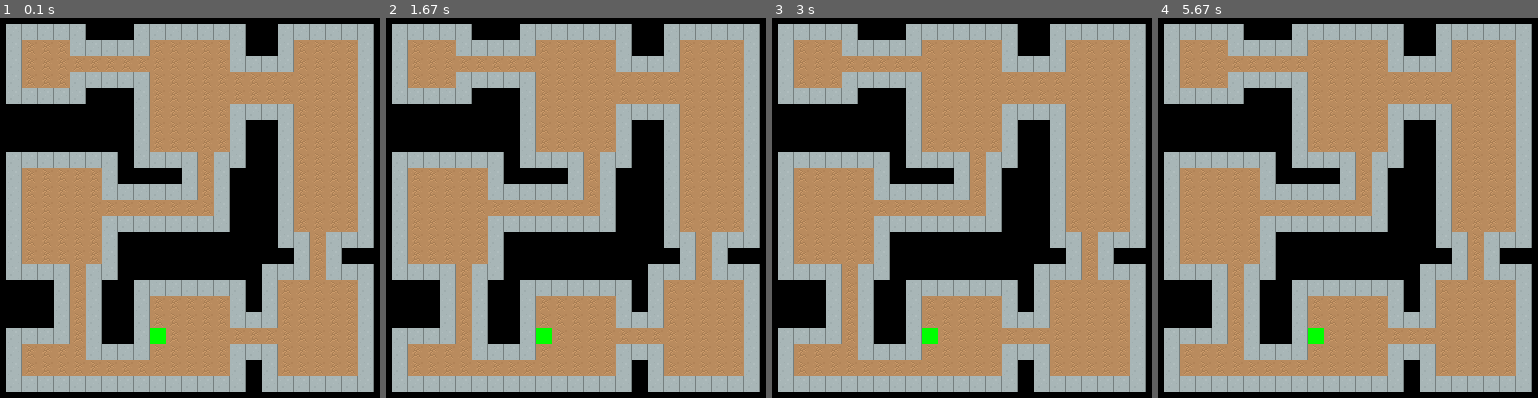
Above: before the commit, frames 1-4 (left to right).
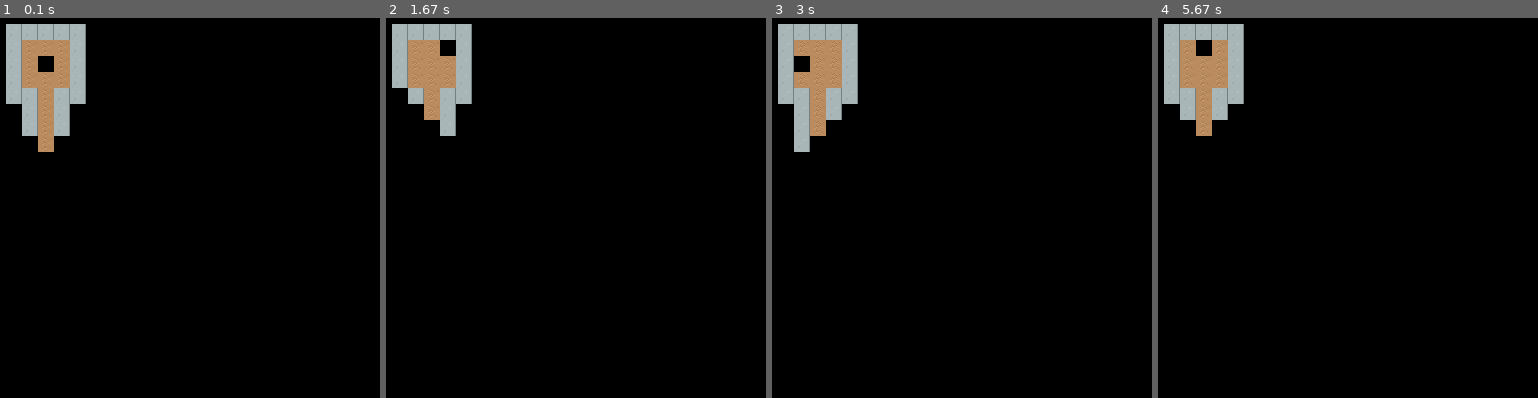
Above: after the commit, the same moments.

Repository: cmkemp52/Roguelike-Pygame2
Game: pygame game, started from main.py
Same seed, same stepped clock (60 frames per second), same inputs: the game is played once before the commit and once after it.
Inputs:
- Up to frame 1 (0.1 s): no input
- Up to frame 2 (1.67 s): hold Right 0.33-0.8 s; hold Up 0.83-1.13 s; hold Right 1.17-1.63 s
- Up to frame 3 (3 s): hold Left 1.67-2.2 s; hold Down 2.23-2.53 s; hold Left 2.57-2.97 s
- Up to frame 4 (5.67 s): hold Up 3-3.37 s; hold Right 3.4-4.03 s; hold Down 4.07-4.43 s; hold Left 4.47-4.93 s; hold Right 4.97-5.43 s; hold Up from 5.47 s (still down)

The runs differ from the first frame. In frame 1, 72% of the frame differs, in the area x 1-99%, y 1-99%; in frame 2, 71%; in frame 3, 71%; in frame 4, 71%.

Commit message:
improved line of sight

Diff:
--- a/classes.py
+++ b/classes.py
@@ -1,5 +1,10 @@
+# This is primarily for classes and helper functions
+
 import pygame
 import os
+from floors import *
+#group that contains all sprites
+all_sprites = pygame.sprite.Group()
 
 #! setting up images
 game_folder = os.path.dirname(__file__)
@@ -12,6 +17,85 @@
 def x17(x):
     return x*17
 
+#checks if you can move into a location
+def canmove(travelloc):
+    for sprite in all_sprites:
+        if sprite.loc == travelloc and sprite.travel == False:
+            return False
+    return True
+
+def lineofsight(self):
+    #list of all blocks in line of sight
+    inlos = []
+    for x in range(1,self.vision+1):
+        inlos.append([self.loc[0]-x,self.loc[1]])
+        for y in range(1,self.vision+1):
+            if self.loc[1]+y-x >= self.loc[1]:
+                if [self.loc[0]+x,self.loc[1]+y-x] not in inlos:
+                    inlos.append([self.loc[0]+x,self.loc[1]+y-x])
+            if self.loc[1]-y+x <= self.loc[1]:
+                if [self.loc[0]+x,self.loc[1]-y+x] not in inlos:
+                    inlos.append([self.loc[0]+x,self.loc[1]-y+x])
+            if self.loc[0]-x+y <= self.loc[0]:
+                if [self.loc[0]-x+y,self.loc[1]+y] not in inlos:
+                    inlos.append([self.loc[0]-x+y,self.loc[1]+y])
+            if self.loc[1]-x+y <= self.loc[1]:
+                if [self.loc[0]-x+y,self.loc[1]-y] not in inlos:
+                    inlos.append([self.loc[0]-x+y,self.loc[1]-y])
+    outlos = []
+    for location in inlos:
+        for sprite in all_sprites:
+            if sprite.loc == location and sprite.transparent == False:
+                outlos.append(location)
+    for location in outlos:
+        if location[0] > self.loc[0]:
+            if location[1] == self.loc[1]:
+                for i in range(1,self.vision+1):
+                    if [location[0]+1+i,location[1]] in inlos:
+                        inlos.remove([location[0]+1+i,location[1]])
+                    if [location[0]+1+i,location[1]-i] in inlos:
+                        inlos.remove([location[0]+1+i,location[1]-i])
+                    if [location[0]+1+i,location[1]+i]in inlos:
+                        inlos.remove([location[0]+1+i,location[1]+i])
+        # elif location[0] < player.loc[0]
+        # elif location[1] > player.loc[1]
+        # elif location[1] < player.loc[1]
+    return inlos
+
+#! Main player class
+class Player(pygame.sprite.Sprite):
+    def __init__(self):
+        pygame.sprite.Sprite.__init__(self)
+        self.name = "Player"
+        self.type = "Player"
+        self.transparent = True
+        self.loc = [2,2] #Starting location on board
+        self.vision = 5 #how far player can see
+        self.los = lineofsight(self)
+        self.travel = False #whether or not you can move through
+        self.image = pygame.Surface((16, 16))
+        self.rect = self.image.get_rect()
+        self.rect.center = [400+self.loc[0]*16,50+self.loc[1]*16]
+    def moveright(self):
+        if canmove([self.loc[0]+1,self.loc[1]]):
+            self.loc = [self.loc[0]+1,self.loc[1]]
+            self.rect.center = [self.rect.center[0]+16,self.rect.center[1]]
+            self.los = lineofsight(self)
+    def moveleft(self):
+        if canmove([self.loc[0]-1,self.loc[1]]):
+            self.loc = [self.loc[0]-1,self.loc[1]]
+            self.rect.center = [self.rect.center[0]-16,self.rect.center[1]]
+            self.los = lineofsight(self)
+    def moveup(self):
+        if canmove([self.loc[0],self.loc[1]-1]):
+            self.loc = [self.loc[0],self.loc[1]-1]
+            self.rect.center = [self.rect.center[0],self.rect.center[1]-16]
+            self.los = lineofsight(self)
+    def movedown(self):
+        if canmove([self.loc[0],self.loc[1]+1]):
+            self.loc = [self.loc[0],self.loc[1]+1]
+            self.rect.center = [self.rect.center[0],self.rect.center[1]+16]
+            self.los = lineofsight(self)
 #! base sprite class for floors
 class Floorsprite(pygame.sprite.Sprite):
     #sprite initialization
@@ -19,8 +103,8 @@
         self.name = "empty" #name, helpful to find types of floors
         self.loc = loc #location on board
         self.floorsetup()
-        self.travel = False #whether or not player can travel on it
-        self.image.fill(GREEN)
+        self.transparent = True #whether or not you can see through
+        self.travel = False #whether or not it can be travelled on
     #default setup for every floor
     def floorsetup(self):
         pygame.sprite.Sprite.__init__(self)
@@ -28,24 +112,62 @@
         self.image = pygame.Surface((16, 16))
         self.rect = self.image.get_rect()
         self.rect.center = [400+self.loc[0]*16,50+self.loc[1]*16]
+    def sighted(self):
+        self.image.fill(GREEN)
+    def hide(self):
+        self.image.fill(BLACK)
+    def update(self):
+        if self.loc in player.los:
+            self.sighted()
+        else:
+            self.hide()
 class Void(Floorsprite):
     def __init__(self,loc):
         self.name = "void" #name, helpful to find types of floors
         self.loc = loc #location on board
         self.floorsetup()
+        self.transparent = True
         self.travel = False #whether or not player can travel on it
+    def sighted(self):
         self.image.fill(BLACK)
 class Dirt(Floorsprite):
     def __init__(self, loc):
         self.name = "dirt"
         self.loc = loc
         self.floorsetup()
+        self.transparent = True
         self.travel = True
+    def sighted(self):
         self.image.blit(spritesheet, (0,0), (x17(10),x17(8),16,16))
 class Wall(Floorsprite):
     def __init__(self, loc):
         self.name = "wall"
         self.loc = loc
         self.floorsetup()
+        self.transparent = False
         self.travel = False
+    def sighted(self):
         self.image.blit(spritesheet, (0,0), (x17(10),x17(2),16,16))
+
+def floorcreation():
+    #deletes old floor
+    for sprite in all_sprites:
+        if sprite.type == "floor":
+            sprite.kill()
+        if sprite.type == "enemy":
+            sprite.kill()
+    for i in range(len(cfloor)):
+        for x in range(len(cfloor[i])):
+            if cfloor[x][i] == 9:
+                floorsprite = Void([i,x])
+            elif cfloor[x][i] == 0:
+                floorsprite = Dirt([i,x])
+            elif cfloor[x][i] == 1:
+                floorsprite = Wall([i,x])
+            else:
+                floorsprite = Floorsprite([i,x])
+            all_sprites.add(floorsprite)
+
+player = Player()
+floorcreation()
+all_sprites.add(player)
--- a/floors.py
+++ b/floors.py
@@ -1,2 +1,8 @@
 floor1 = [1,1,1,1,1,9,9,9,1,1,1,1,1,1,1,1,9,9,9,1,1,1,1],[1,0,0,0,1,9,9,9,1,0,0,0,0,0,0,1,9,9,9,1,0,0,1],[1,0,0,0,1,9,9 …(993 unchanged characters)…
 floor1mons = [[3,3],[10,3],[5,10],[6,11],[19,11],[19,14],[20,20],[6,21]]
+
+
+
+
+cfloor = floor1 #current floor variable
+cmons = floor1mons #current monster locations
--- a/main.py
+++ b/main.py
@@ -8,35 +8,13 @@
 HEIGHT = 600 #height of window
 FPS = 30 #game FPS
 gturn = 0 #global turn count
-cfloor = floor1 #current floor variable
-cmons = floor1mons #current monster locations
-
-def floorcreation():
-    #deletes old floor
-    for sprite in all_sprites:
-        if sprite.type == "floor":
-            sprite.kill()
-        if sprite.type == "enemy":
-            sprite.kill()
-    for i in range(len(cfloor)):
-        for x in range(len(cfloor[i])):
-            if cfloor[i][x] == 9:
-                floorsprite = Void([i,x])
-            elif cfloor[i][x] == 0:
-                floorsprite = Dirt([i,x])
-            elif cfloor[i][x] == 1:
-                floorsprite = Wall([i,x])
-            else:
-                floorsprite = Floorsprite([i,x])
-            all_sprites.add(floorsprite)
 
 #! initialize game and create window
 pygame.init()
 screen = pygame.display.set_mode((WIDTH,HEIGHT))
 pygame.display.set_caption("Abraham Lincoln") #caption for top of window
 clock = pygame.time.Clock()
-all_sprites = pygame.sprite.Group() #group that contains all sprites
-floorcreation()
+
 
 #! main game loop
 running = True
@@ -46,6 +24,15 @@
         # check for closing window
         if event.type == pygame.QUIT:
             running = False
+        if event.type == pygame.KEYDOWN:
+            if event.key == pygame.K_LEFT:
+                player.moveleft()
+            if event.key == pygame.K_RIGHT:
+                player.moveright()
+            if event.key == pygame.K_UP:
+                player.moveup()
+            if event.key == pygame.K_DOWN:
+                player.movedown()
     all_sprites.update() #update all sprites
     screen.fill(BLACK) #set background to black
     all_sprites.draw(screen) #draws all sprites to screen
